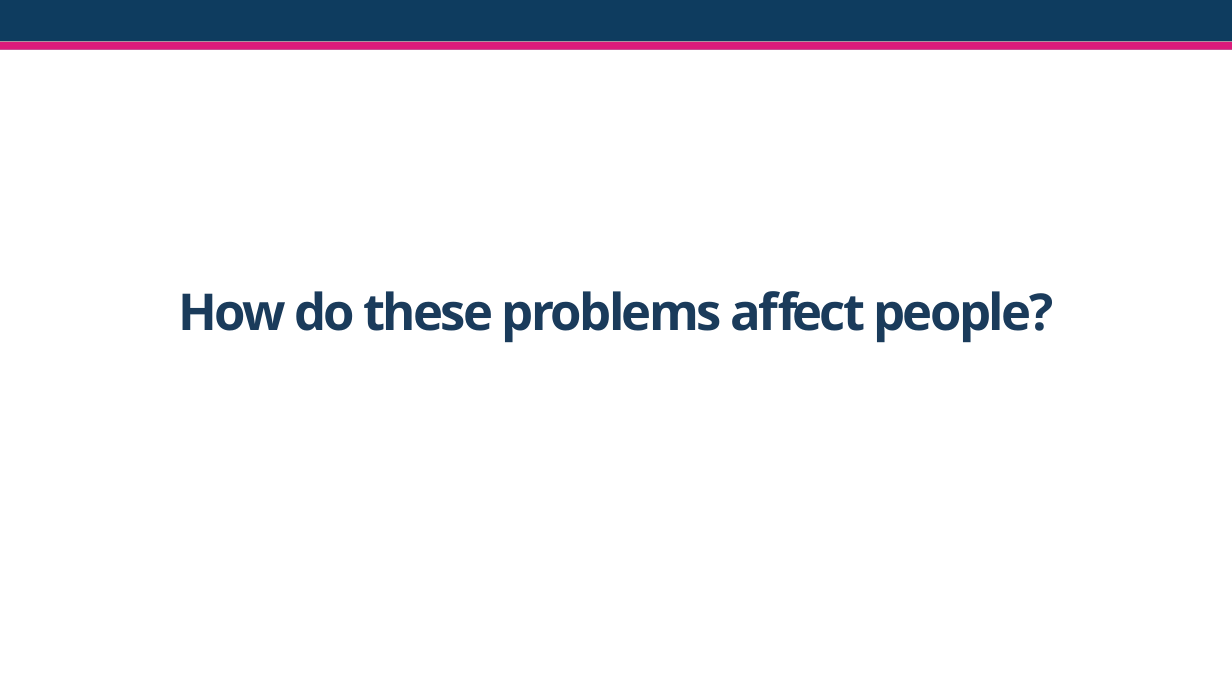
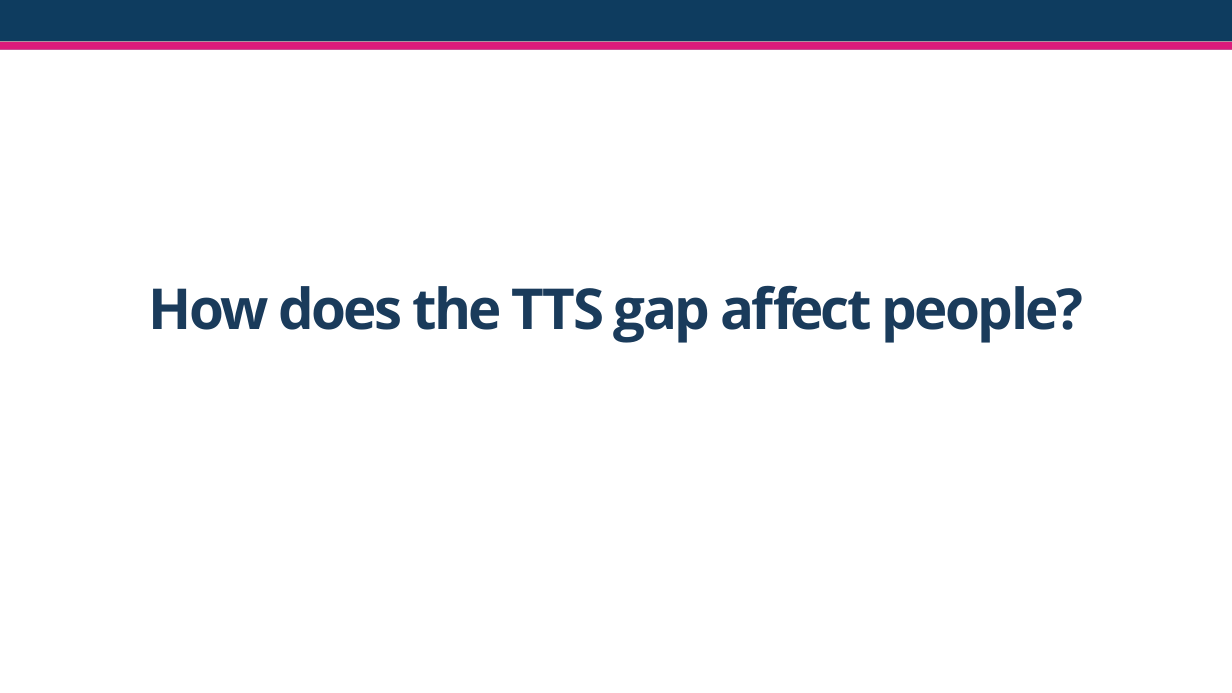
Before and after one commit to ThePacielloGroup/babel, a slide deck: slide 13 of presentation/CSUN_2025_Babel.pptx. Drawn at 1232x693 pixels with LibreOffice and Linux fonts; fonts in the diff are those of the drawing; background and template pictures are left out. Boxes give left, top, right and bottom in pixels: in the first picture for what was removed or moved away, otherwise in the second. Text is boxed around its words. In the diff, an @@ line names an element or a change of style, - is before the commit and + after.

```diff
--- a/presentation/CSUN_2025_Babel.pptx
+++ b/presentation/CSUN_2025_Babel.pptx
@@ title at box(148, 286, 1083, 343): text changed; size 39.6 to 44 pt @@
-How do these problems affect people?
+How does the TTS gap affect people?
```
Also in this commit, not shown: 4 other slides changed, 2 slides added, 1 slide removed.
